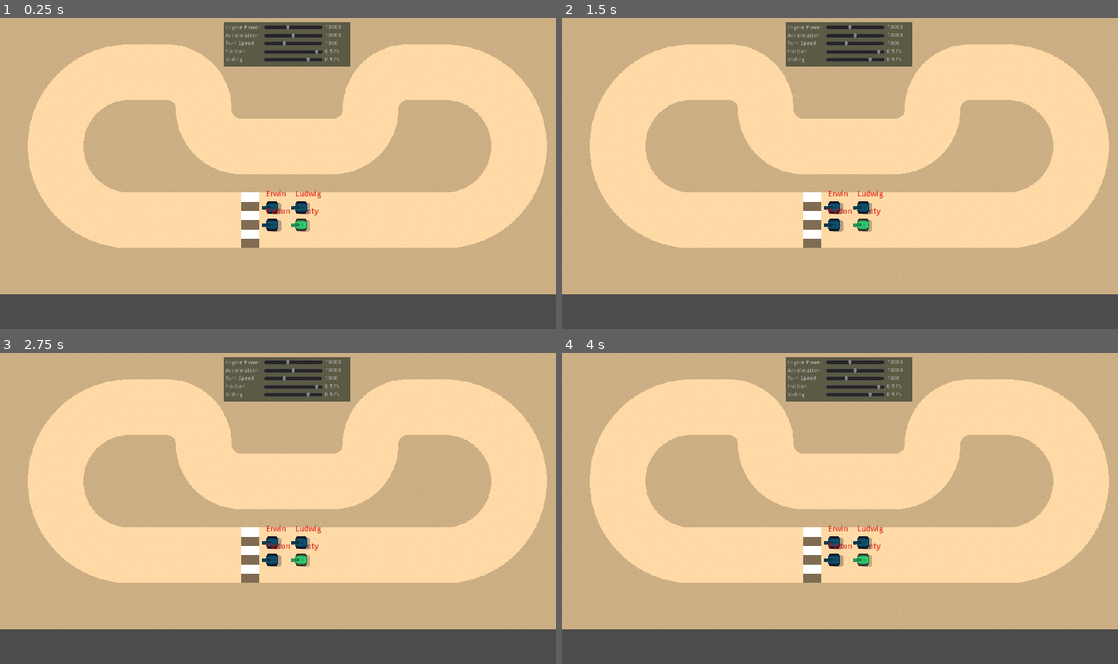
Above: before the commit, frames 1-4 (two rows, left to right).
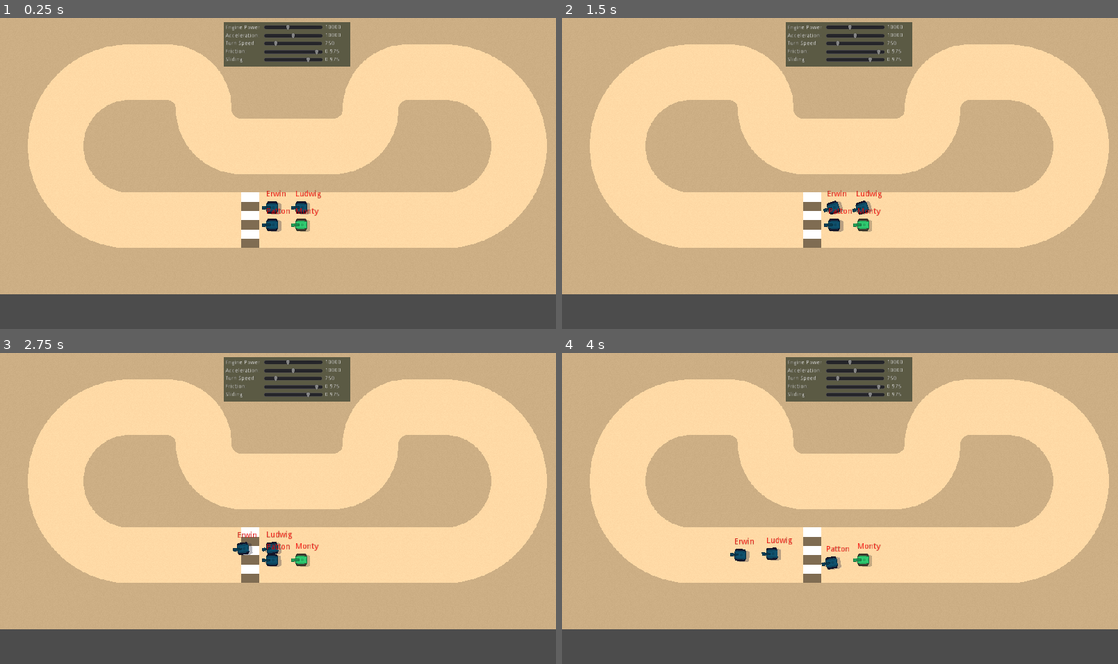
Above: after the commit, the same moments.

Repository: TeamRommel/RollingRommel
Game: Godot game, scene res://scenes/GameScene.tscn
The game is run twice, just before and just after one commit, with the same random seed, the same clock (stepped at 60 frames per second) and the same inputs. The engine's default icon, where the game draws it, is replaced by a stand-in: a white triangle on a blue panel in a dark square.
Inputs:
- Up to frame 1 (0.25 s): no input
- Up to frame 2 (1.5 s): tap Enter at 0.5 s
- Up to frame 3 (2.75 s): no input
- Up to frame 4 (4 s): no input

The runs differ from the first frame. In frame 1, less than 0.1% of the frame differs, in the area x 49-61%, y 7-63%; in frame 2, 0.3%; in frame 3, 0.6%; in frame 4, 0.8%, in the area x 30-61%, y 7-70%.

Commit message:
Add nitro, harmonize vehicle values, cleanup

Diff:
--- a/project.godot
+++ b/project.godot
@@ -103,3 +103,4 @@
 vram_compression/import_etc=true
 vram_compression/import_etc2=false
 environment/default_environment="res://default_env.tres"
+quality/dynamic_fonts/use_oversampling=false
--- a/scenes/BaseVehicle.tscn
+++ b/scenes/BaseVehicle.tscn
@@ -6,11 +6,11 @@
 [ext_resource path="res://sprites/vehicles/tankGreen_barrel2_outline.png" type="Texture" id=4]
 
 [sub_resource type="PhysicsMaterial" id=1]
+friction = 0.5
 bounce = 0.15
 
 [sub_resource type="CapsuleShape2D" id=2]
-radius = 12.6914
-height = 1.05963
+height = 3.91769
 
 [node name="BaseVehicle" type="RigidBody2D"]
 collision_mask = 7
@@ -19,9 +19,6 @@
 gravity_scale = 0.0
 angular_damp = 2.5
 script = ExtResource( 1 )
-acceleration = 10000
-forward_power_max = 15000
-rotation_speed = 1750.0
 
 [node name="TankShadow" type="Sprite" parent="."]
 position = Vector2( 1.5, 1.5 )
@@ -40,6 +37,9 @@
 texture = ExtResource( 4 )
 
 [node name="CollisionShape2D" type="CollisionShape2D" parent="."]
-visible = false
+position = Vector2( 1, 0 )
 rotation = 1.5708
 shape = SubResource( 2 )
+
+[node name="NitroTimer" type="Timer" parent="."]
+[connection signal="timeout" from="NitroTimer" to="." method="_on_NitroTimer_timeout"]
--- a/scenes/CPUVehicle.tscn
+++ b/scenes/CPUVehicle.tscn
@@ -6,9 +6,8 @@
 [node name="CPUVehicle" instance=ExtResource( 1 )]
 modulate = Color( 0.305882, 0.396078, 0.976471, 1 )
 script = ExtResource( 2 )
-forward_power_max = 10000
-rotation_speed = 1000.0
-seek_distance = 100
+is_cpu = true
+seek_distance = 115
 
 [node name="TankShadow" parent="." index="0"]
 position = Vector2( 0, 0 )
--- a/scenes/CarStats.tscn
+++ b/scenes/CarStats.tscn
@@ -72,6 +72,7 @@
 max_value = 0.995
 step = 0.001
 value = 0.975
+ticks_on_borders = true
 
 [node name="TractionValue_Label" type="Label" parent="."]
 margin_left = 250.0
@@ -120,7 +121,8 @@
 min_value = 500.0
 max_value = 2000.0
 step = 10.0
-value = 1000.0
+value = 750.0
+ticks_on_borders = true
 
 [node name="TurnSpeedValue_Label" type="Label" parent="."]
 margin_left = 250.0
--- a/scenes/GameScene.tscn
+++ b/scenes/GameScene.tscn
@@ -18,16 +18,8 @@
 
 [node name="waypoints" type="Node2D" parent="."]
 
-[node name="Area2D_1" parent="waypoints" instance=ExtResource( 4 )]
-position = Vector2( 819.963, 100.563 )
-area_id = 5
-
-[node name="Area2D_2" parent="waypoints" instance=ExtResource( 4 )]
-position = Vector2( 872.573, 321.605 )
-area_id = 6
-
 [node name="Area2D_3" parent="waypoints" instance=ExtResource( 4 )]
-position = Vector2( 220.688, 348.667 )
+position = Vector2( 154.499, 316.845 )
 
 [node name="Area2D_4" parent="waypoints" instance=ExtResource( 4 )]
 position = Vector2( 92.676, 175.737 )
@@ -45,4 +37,15 @@
 position = Vector2( 631.03, 179.175 )
 area_id = 4
 
+[node name="Area2D_1" parent="waypoints" instance=ExtResource( 4 )]
+position = Vector2( 819.963, 100.563 )
+area_id = 5
+
+[node name="Area2D_2" parent="waypoints" instance=ExtResource( 4 )]
+position = Vector2( 872.573, 321.605 )
+area_id = 6
+
 [node name="target_container" type="Node2D" parent="."]
+
+[node name="label_container" type="Node2D" parent="."]
+z_index = 20
--- a/scenes/PlayerVehicle.tscn
+++ b/scenes/PlayerVehicle.tscn
@@ -3,11 +3,8 @@
 [ext_resource path="res://scenes/BaseVehicle.tscn" type="PackedScene" id=1]
 [ext_resource path="res://scripts/PlayerVehicle.gd" type="Script" id=2]
 
-[node name="PlayerVehicle" index="0" instance=ExtResource( 1 )]
+[node name="PlayerVehicle" instance=ExtResource( 1 )]
 script = ExtResource( 2 )
-forward_power_max = 10000
-rotation_speed = 1000.0
-friction_factor = 0.975
 
 [node name="TankShadow" parent="." index="0"]
 position = Vector2( 0, 0 )
--- a/scripts/BaseVehicle.gd
+++ b/scripts/BaseVehicle.gd
@@ -3,25 +3,31 @@
 # Player ID
 export (int) var id = 0
 
-# Values that affect handling
+# Values that affect handling and speed
 export (int) var acceleration = 10000
 export (int) var forward_power_max = 10000
 export (int) var reverse_power_max = -5000
-export (float) var rotation_speed = 1000
+export (float) var rotation_speed = 750
 export (float) var slip_factor = 0.975
-export (float) var friction_factor = 0.95
+export (float) var friction_factor = 0.975
+export (int) var nitro_power = 200
 
 # Values calculated during runtime
-var rotation_dir = 0
-var engine_power = 0
+var rotation_dir: float = 0
+var engine_power: float = 0
 
 # Vehicle shadow
 onready var shadow = $TankShadow
+var shadow_offset_pxl: float = 1.5
+
+# Nitro timer
+onready var nitro_timer = $NitroTimer
 
 # Booleans
 #export (bool) var debug = false
 export (bool) var is_cpu = false
-var use_nitro:bool = false
+var can_use_nitro:bool = true
+var will_use_nitro:bool = false
 
 # Called when the node enters the scene tree for the first time.
 func _ready():
@@ -31,7 +37,7 @@
 	pass
 
 func offset_shadow() -> void:
-	shadow.position = Vector2(1.5,1.5).rotated(-rotation)
+	shadow.position = Vector2(shadow_offset_pxl, shadow_offset_pxl).rotated(-rotation)
 
 func _physics_process(delta):
 	offset_shadow()
@@ -49,6 +55,14 @@
 	set_applied_force(total_force);
 	set_linear_velocity(forwards_velocity + (sideways_velocity * slip_factor))
 	set_applied_torque(rotation_dir * rotation_speed)
-	if (use_nitro):
-		apply_impulse(Vector2.ZERO, Vector2.RIGHT.rotated(rotation) * 15)
-		use_nitro = false
+	if will_use_nitro:
+		use_nitro()
+
+func use_nitro() -> void:
+	can_use_nitro = false
+	will_use_nitro = false
+	nitro_timer.start()
+	apply_impulse(Vector2.ZERO, Vector2.RIGHT.rotated(rotation) * nitro_power)
+
+func _on_NitroTimer_timeout() -> void:
+	can_use_nitro = true
--- a/scripts/CPUVehicle.gd
+++ b/scripts/CPUVehicle.gd
@@ -40,6 +40,10 @@
 # Called when the node enters the scene tree for the first time.
 func _ready():
 	is_cpu = true
+
+func init_vehicle() -> void:
+	pass
+
 
 # Store current track's trackpoints
 func set_waypoints(new_waypoints):
--- a/scripts/GameScene.gd
+++ b/scripts/GameScene.gd
@@ -5,9 +5,10 @@
 #onready var cpu = $CPUVehicle
 onready var navigation = $Navigation2D
 onready var target_container = get_node("target_container")
+onready var label_container = get_node("label_container")
 onready var waypoints = get_node("waypoints").get_children()
-onready var cpu_label = $CPU_Label
-onready var player_label = $Player_Label
+#onready var cpu_label = $CPU_Label
+#onready var player_label = $Player_Label
 
 # Target sprite, used for drawing debug waypoints
 var target = load("res://scenes/target.tscn")
@@ -38,7 +39,7 @@
 		lbl.text = player.get_player_name()
 		lbl.set("custom_colors/font_color", Color(1,0,0))
 		player_labels.append(lbl)
-		add_child(lbl)
+		label_container.add_child(lbl)
 
 		if player.is_player_cpu():
 			var plr = cpu_car.instance()
@@ -68,6 +69,7 @@
 			lbl.rect_position = plr.position + Vector2(-10, -30)
 			add_child(plr)
 
+
 func _process(delta):
 	# Debug. Draw AI waypoints
 	#draw_tracks()
@@ -80,7 +82,8 @@
 		waypoints[i].connect("body_entered_waypoint", self, "check_laps")
 
 func check_laps(body, area):
-	print("Body ", body, " entered area ", area)
+	pass
+	#print("Body ", body, " entered area ", area)
 
 func draw_labels():
 	for i in player_labels.size():
--- a/scripts/GameSettings.gd
+++ b/scripts/GameSettings.gd
@@ -1,6 +1,6 @@
 extends Node
 
-var no_of_players: int = 3
+var no_of_players: int = 0
 var no_of_humans: int = 0
 var current_level: int = 0
 var players: Array = []
--- a/scripts/PlayerData.gd
+++ b/scripts/PlayerData.gd
@@ -7,20 +7,20 @@
 var selected_vehicle: int = 0 setget set_player_vehicle, get_player_vehicle
 var is_cpu: bool = false
 var must_turn_dist_forward = 250
+
+# Car stats
 var acceleration: int = 10000
 var forward_power: int = 10000
 var reverse_power: int = forward_power / -2
-var rotation_speed: int = 1000
+var rotation_speed: int = 750
 var slip_factor: float = 0.975
 var friction_factor: float = 0.975
-
 
 func _init(new_name="ACE", new_id=0, set_cpu=false, forw_turn_dist=250):
 	player_name = new_name
 	player_id = new_id
 	is_cpu = set_cpu
 	must_turn_dist_forward = forw_turn_dist
-
 
 func set_player_as_cpu() -> void:
 	is_cpu = true
--- a/scripts/PlayerVehicle.gd
+++ b/scripts/PlayerVehicle.gd
@@ -3,7 +3,6 @@
 var car_stats
 var waypoints
 var waypoint_counter = 0
-
 
 # Called when the node enters the scene tree for the first time.
 func _ready():
@@ -53,8 +52,11 @@
 	# If neither up nor down is pressed, kill engine.
 	if not Input.is_action_pressed('up_%s' % id) and not Input.is_action_pressed('down_%s' % id):
 		engine_power = 0
+
+	# Apply nitro
 	if Input.is_action_pressed('action_%s_1' % id):
-		use_nitro = true
+		if can_use_nitro:
+			will_use_nitro = true
 
 func _on_Area2D_2_body_entered(body):
 	waypoint_counter += 1
Not shown, changed: export_presets.cfg
Not shown, added: sprites/vehicles/tankBody_green_outline_shadow.psd
